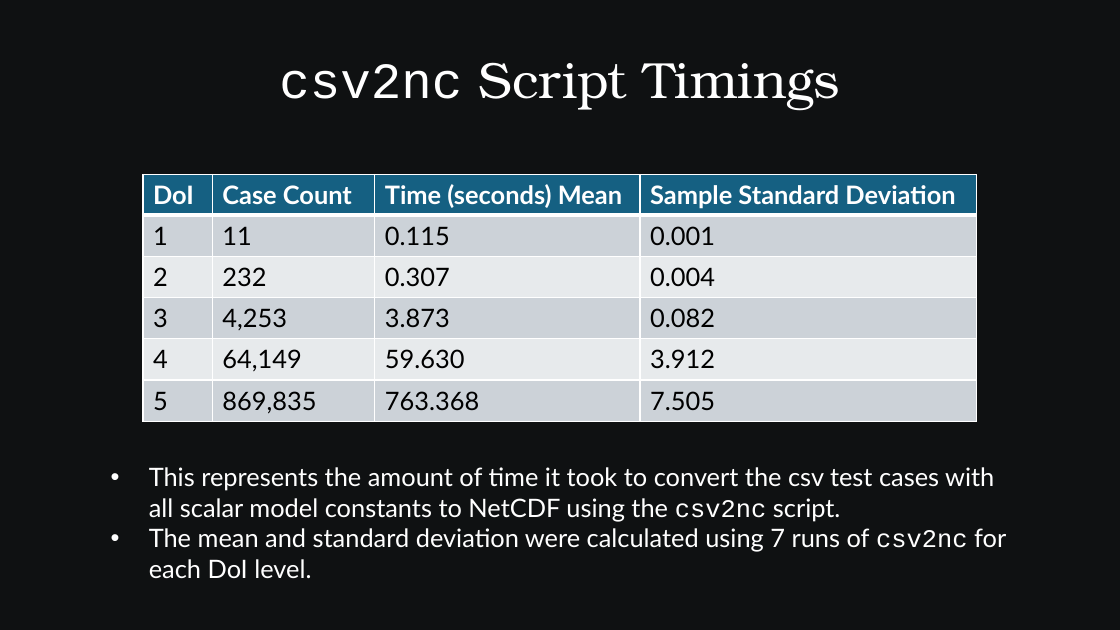
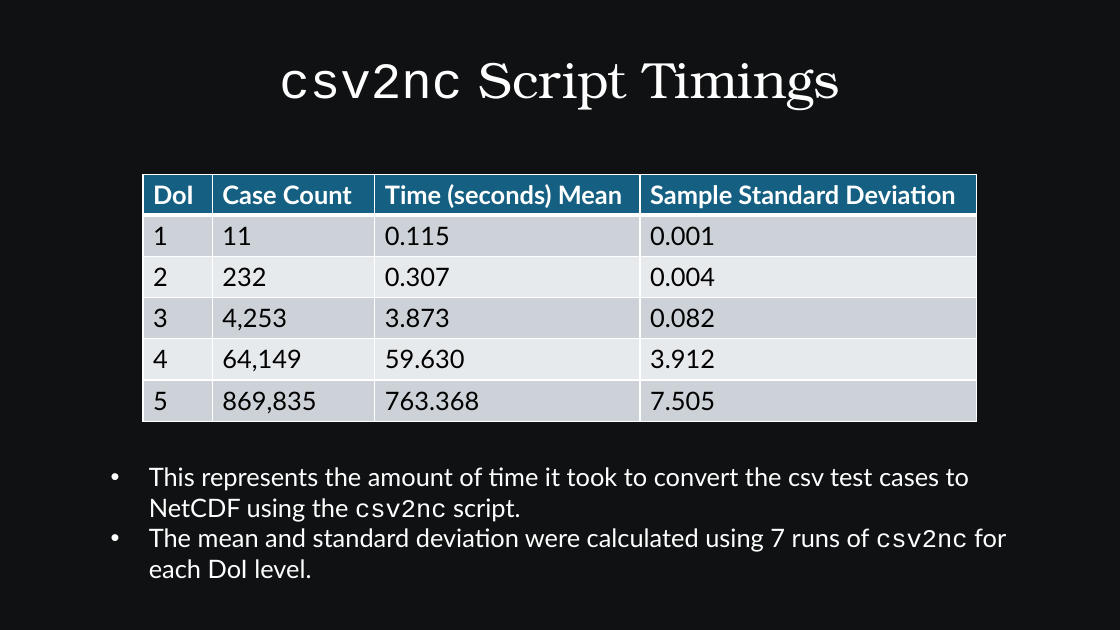
Before and after one commit to SamAllen06/lake_temp_work, a slide deck: slide 41 of documentation/for_collaborators/AnalysisOverview.pptx. Drawn at 1120x630 pixels with LibreOffice and Linux fonts; fonts in the diff are those of the drawing. Boxes give left, top, right and bottom in pixels: in the first picture for what was removed or moved away, otherwise in the second. Text is boxed around its words. In the diff, an @@ line names an element or a change of style, - is before the commit and + after.

```diff
--- a/documentation/for_collaborators/AnalysisOverview.pptx
+++ b/documentation/for_collaborators/AnalysisOverview.pptx
@@ text at box(149, 467, 969, 521): text changed @@
-• This represents the amount of time it took to convert the csv test cases with all scalar model constants to NetCDF using the csv2nc script.
+• This represents the amount of time it took to convert the csv test cases to NetCDF using the csv2nc script.
```
Also in this commit, not shown: 9 other slides changed, 3 other files.
